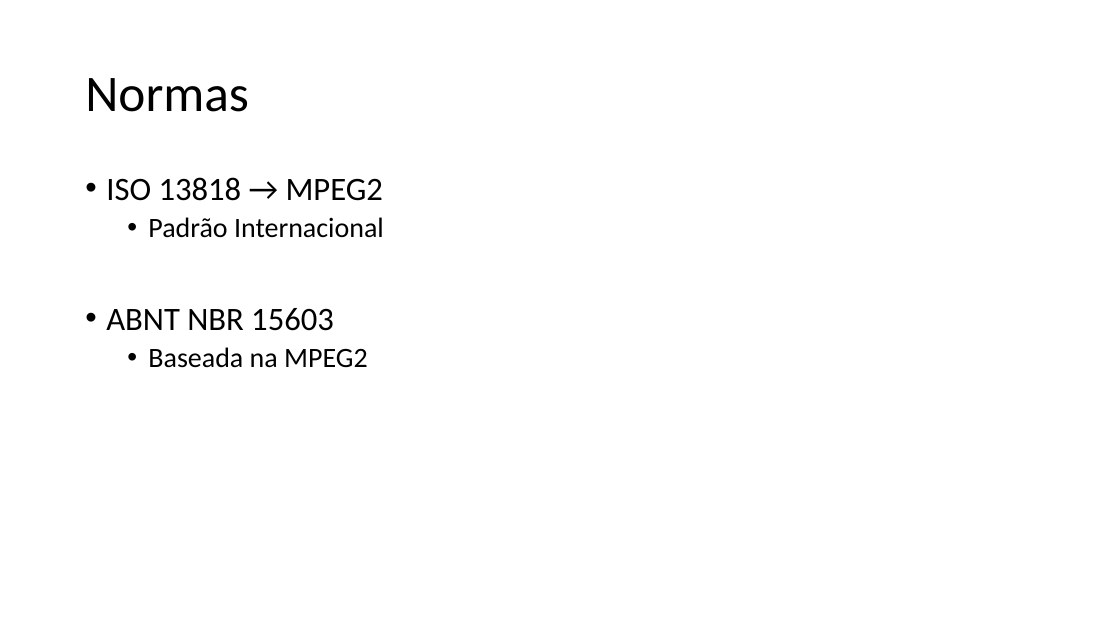
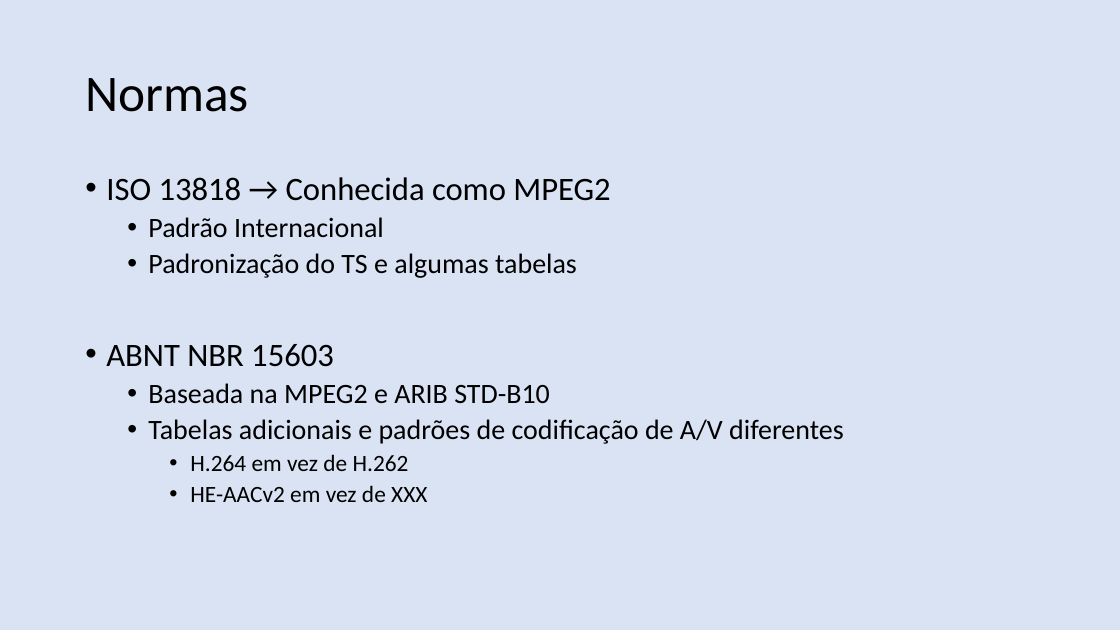
Before and after one commit to nasall2/TCC, a slide deck: slide 4 of relatorio/abntex2-modelos-1.9.2/figuras/apresentacao.pptx. Drawn at 1120x630 pixels with LibreOffice and Linux fonts; fonts in the diff are those of the drawing. Boxes give left, top, right and bottom in pixels: in the first picture for what was removed or moved away, otherwise in the second. Text is boxed around its words. In the diff, an @@ line names an element or a change of style, - is before the commit and + after.

Commit message:
Presentation Updated

```diff
--- a/relatorio/abntex2-modelos-1.9.2/figuras/apresentacao.pptx
+++ b/relatorio/abntex2-modelos-1.9.2/figuras/apresentacao.pptx
@@ background #FFFFFF to #DAE3F3 @@
@@ text at (106,177,610,201): text changed @@
-• ISO 13818 → MPEG2
+• ISO 13818 → Conhecida como MPEG2
@@ text at (148,253,577,278): paragraph added @@
+  • Padronização do TS e algumas tabelas
@@ text at (148,383,844,502): text changed @@
-  • Baseada na MPEG2
+  • Baseada na MPEG2 e ARIB STD-B10
+  • Tabelas adicionais e padrões de codificação de A/V diferentes
+    • H.264 em vez de H.262
+    • HE-AACv2 em vez de XXX
```
Also in this commit, not shown: 6 other slides changed, 8 slides added, 2 slides removed, 4 other files.
